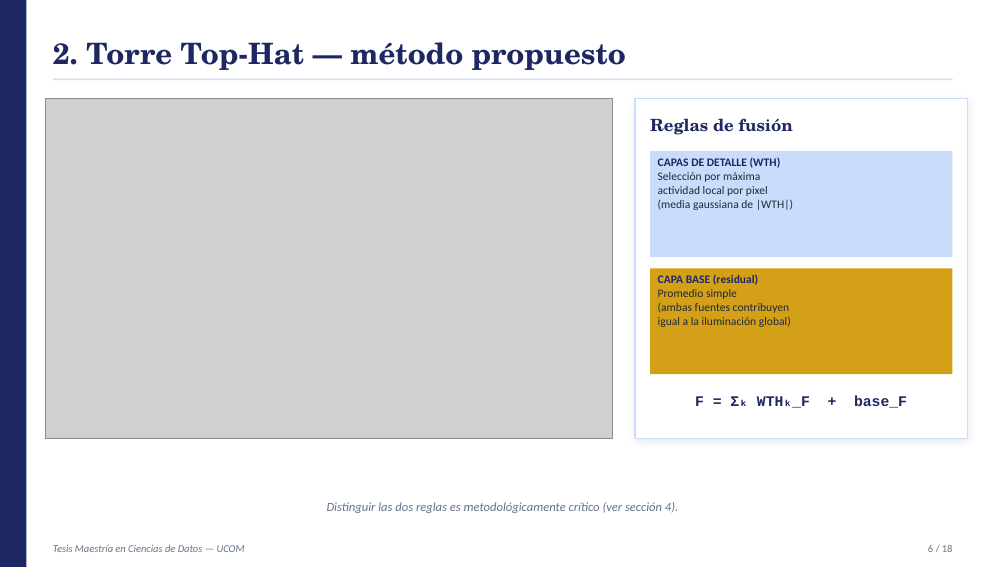
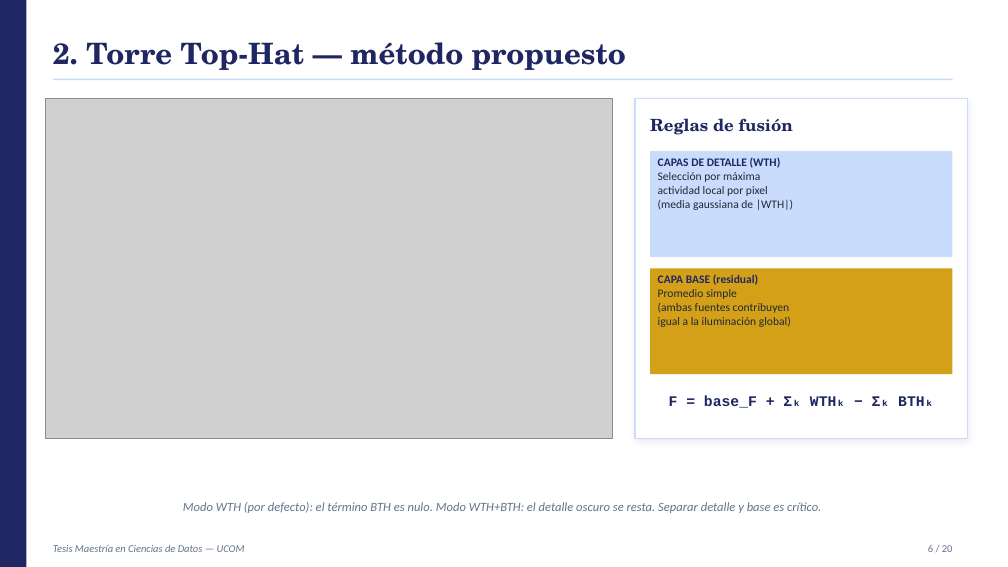
Before and after one commit to YanBajac/TFM_Fusion_Imagenes_Propuesta_Oficial, a slide deck: slide 6 of docs/Tesis_Avance_Presentacion.pptx. Drawn at 1008x567 pixels with LibreOffice and Linux fonts; fonts in the diff are those of the drawing; grey boxes stand for pictures. Boxes give left, top, right and bottom in pixels: in the first picture for what was removed or moved away, otherwise in the second. Text is boxed around its words. In the diff, an @@ line names an element or a change of style, - is before the commit and + after.

```diff
--- a/docs/Tesis_Avance_Presentacion.pptx
+++ b/docs/Tesis_Avance_Presentacion.pptx
@@ text at bbox=[669, 395, 757, 408]: text changed @@
-F = Σₖ WTHₖ_F + base_F
+F = base_F + Σₖ WTHₖ − Σₖ BTHₖ
@@ text at bbox=[183, 502, 821, 513]: text changed @@
-Distinguir las dos reglas es metodológicamente crítico (ver sección 4).
+Modo WTH (por defecto): el término BTH es nulo. Modo WTH+BTH: el detalle oscuro se resta. Separar detalle y base es crítico.
@@ text at bbox=[928, 545, 953, 552]: text changed @@
-6 / 18
+6 / 20
```
Also in this commit, not shown: 15 other slides changed, 2 slides added, 39 other files.
